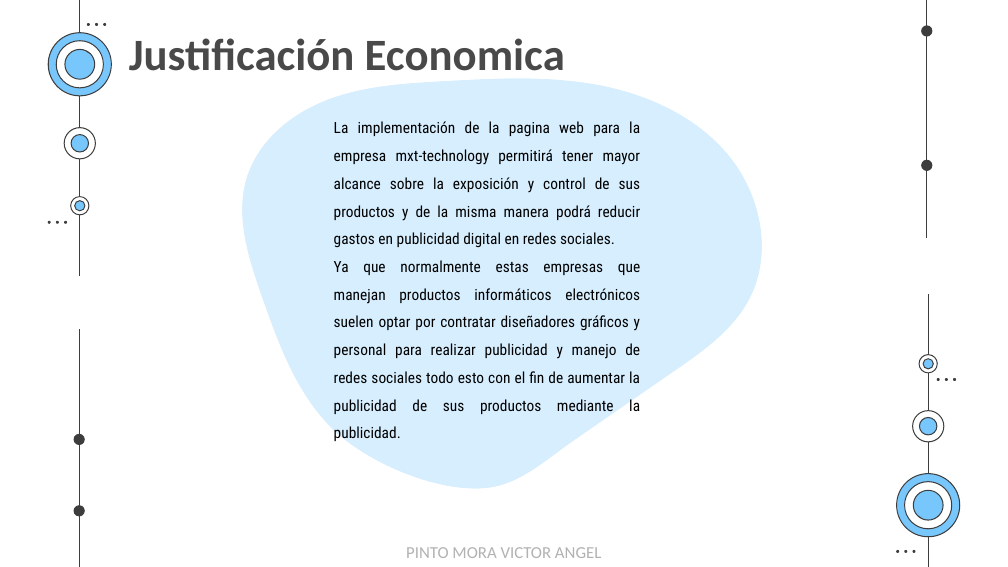
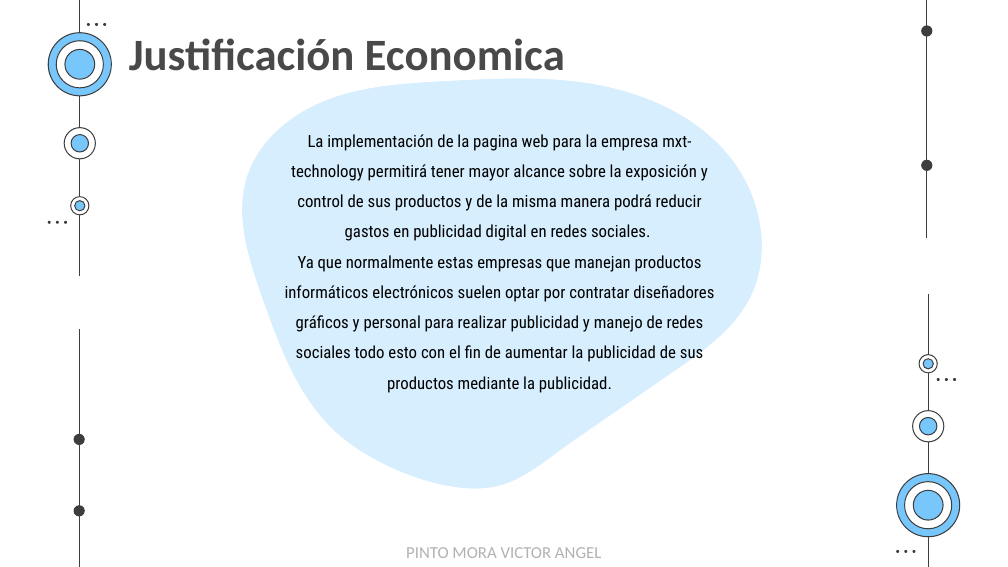
Before and after one commit to EgCooper/Mxt-Technology, a slide deck: slide 15 of Documentacion/Mxt-Technology Presentacion.pptx. Drawn at 1008x567 pixels with LibreOffice and Linux fonts; fonts in the diff are those of the drawing. Boxes give left, top, right and bottom in pixels: in the first picture for what was removed or moved away, otherwise in the second. Text is boxed around its words. In the diff, an @@ line names an element or a change of style, - is before the commit and + after.

Commit message:
Mxt-Technology

```diff
--- a/Documentacion/Mxt-Technology Presentacion.pptx
+++ b/Documentacion/Mxt-Technology Presentacion.pptx
@@ text "La implementación de la pagina ...": place and size @@
-text "La implementación de la pagina ..." at [334,121,641,415]
+text "La implementación de la pagina ..." at [285,134,714,393]
@@ text "La implementación de la pagina ..." at [285,134,714,393]: size 11 to 12 pt; alignment justified to centre @@
```
Also in this commit, not shown: 20 other slides changed, 1 slide removed.
